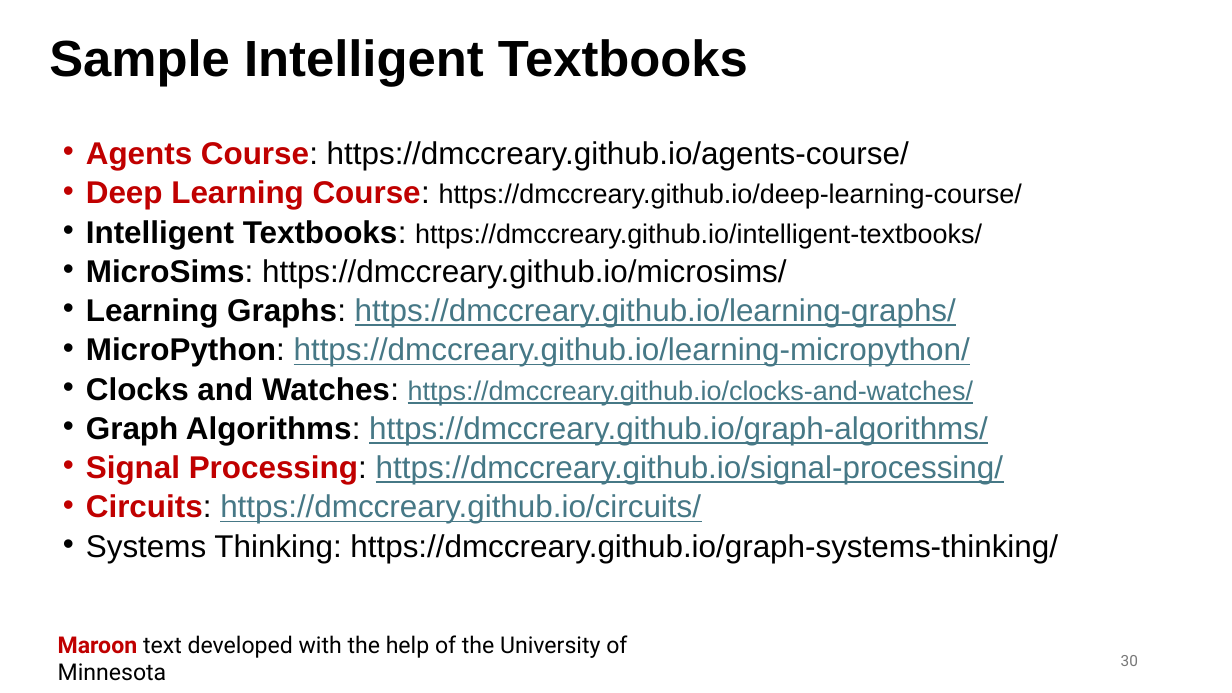
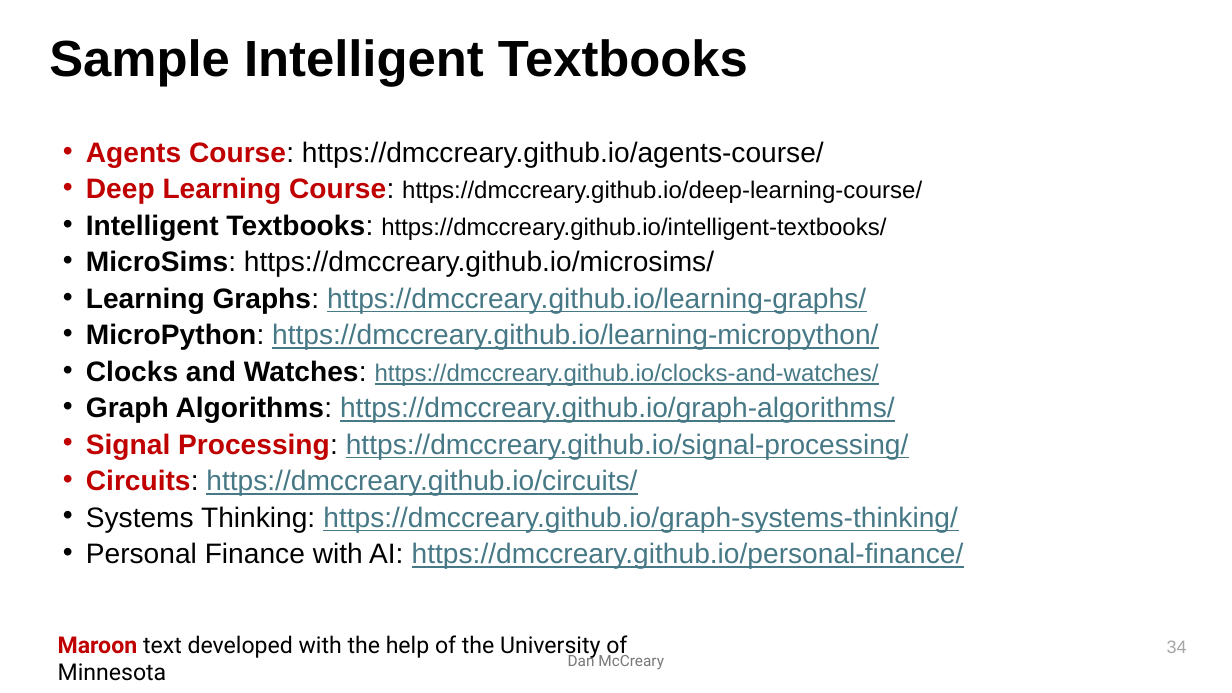
Before and after one commit to dmccreary/intelligent-textbooks, a slide deck: slide 34 of slides/U-of-MN-Senior-Projects-Lecture.pptx (slide 30 before the commit). Drawn at 1232x693 pixels with LibreOffice and Linux fonts; fonts in the diff are those of the drawing. Boxes give left, top, right and bottom in pixels: in the first picture for what was removed or moved away, otherwise in the second. Text is boxed around its words. In the diff, an @@ line names an element or a change of style, - is before the commit and + after.

```diff
--- a/slides/U-of-MN-Senior-Projects-Lecture.pptx
+++ b/slides/U-of-MN-Senior-Projects-Lecture.pptx
@@ text at [86, 141, 957, 532]: size 24.5 to 21.9 pt in "Agents Course: https://dmccreary.github.io/agents-course/", "Deep Learning Course:", "Intelligent Textbooks:", "MicroSims: https://dmccreary.github.io/microsims/" and 7 more places; size 21 to 18.8 pt in "https://dmccreary.github.io/deep-learning-course/", "https://dmccreary.github.io/intelligent-textbooks/", "https://dmccreary.github.io/clocks-and-watches/"; text colour #000000 to #467886, underline on in "https://dmccreary.github.io/graph-systems-thinking/" @@
@@ text at [86, 542, 964, 568]: paragraph added @@
+• Personal Finance with AI: https://dmccreary.github.io/personal-finance/
@@ text added at [568, 653, 664, 669], 12 pt, text #797979 @@
+Dan McCreary
@@ page number at [1167, 640, 1187, 653]: text changed; size 12 to 14 pt; font Roboto to Arial; text colour #797979 to #A6A6A6 @@
-30
+34
```
Also in this commit, not shown: 32 other slides changed, 4 slides added.
